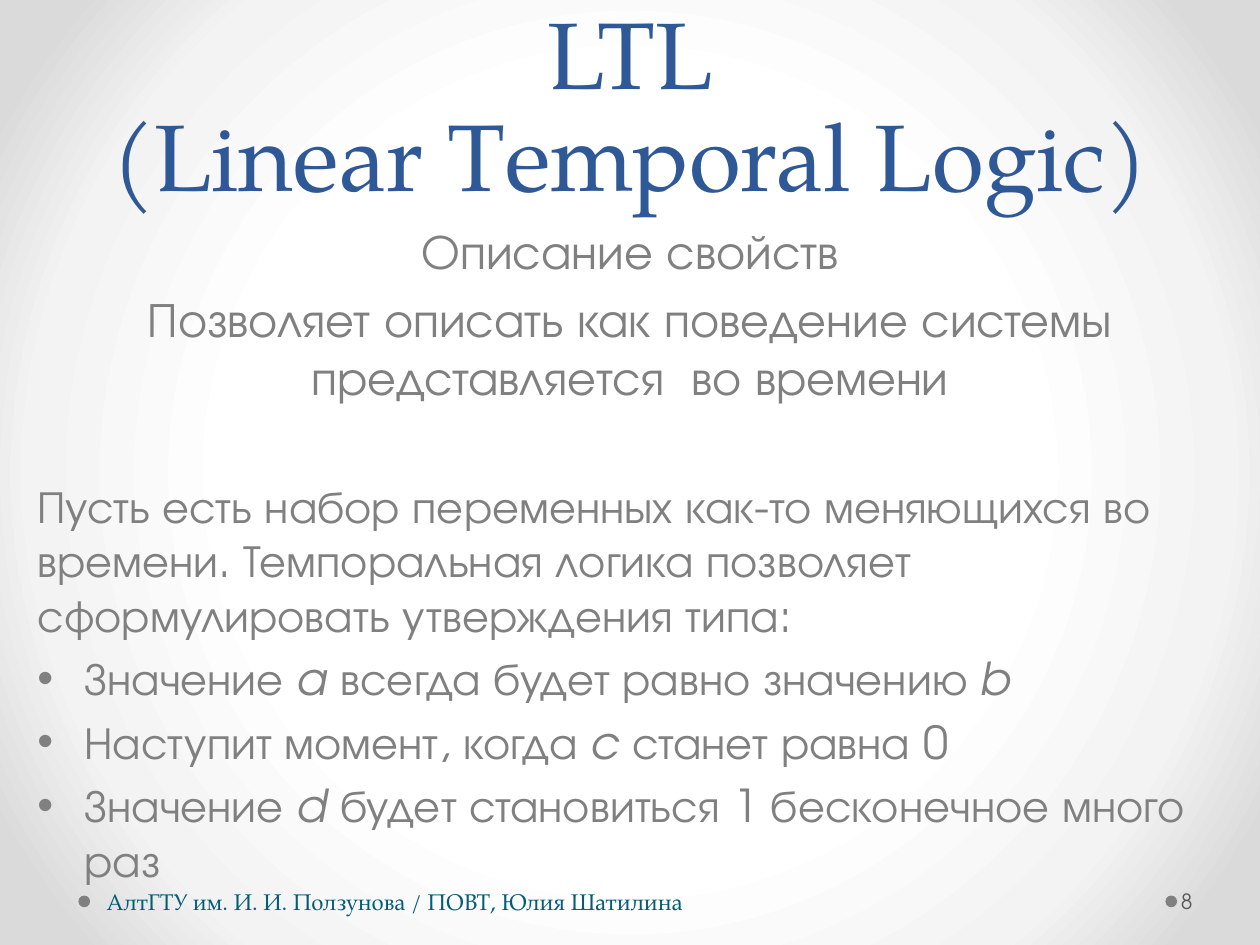
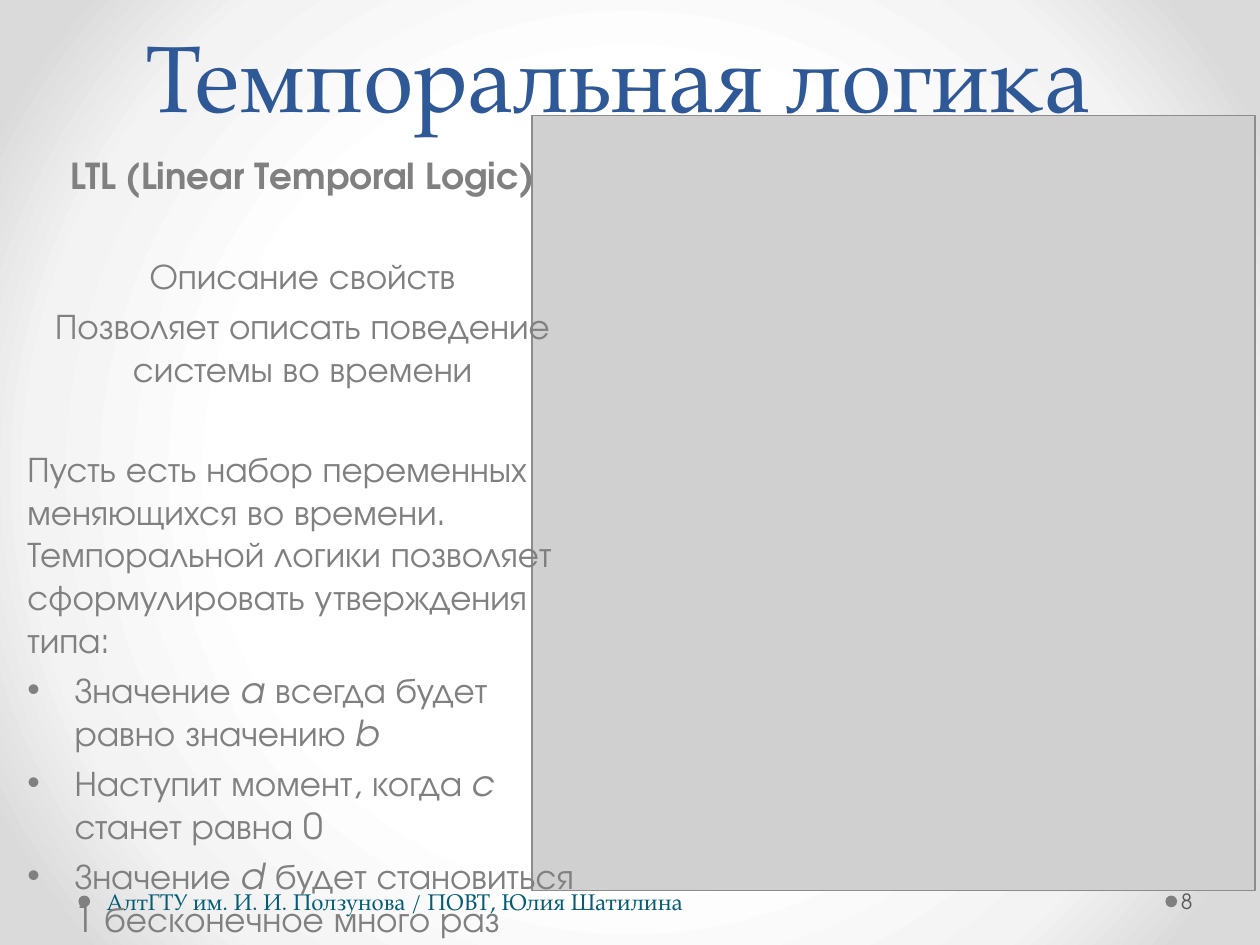
Before and after one commit to hisohito/proto-doc, a slide deck: slide 8 of shatilina.pptx. Drawn at 1260x945 pixels with LibreOffice and Linux fonts; fonts in the diff are those of the drawing; grey boxes stand for pictures. Boxes give left, top, right and bottom in pixels: in the first picture for what was removed or moved away, otherwise in the second. Text is boxed around its words. In the diff, an @@ line names an element or a change of style, - is before the commit and + after.

```diff
--- a/shatilina.pptx
+++ b/shatilina.pptx
@@ title removed at box(111, 23, 1149, 218) @@
-LTL
-(Linear Temporal Logic)
@@ text added at box(146, 46, 1090, 135), 54 pt, text #2F5897 @@
+Темпоральная логика
@@ picture added at box(532, 116, 1255, 891) @@
@@ text "LTL (Linear Temporal Logic)": place and size @@
-text "LTL (Linear Temporal Logic)" at box(37, 235, 1186, 885)
+text "LTL (Linear Temporal Logic)" at box(27, 150, 574, 905)
@@ text at box(71, 150, 535, 203): paragraph added @@
+LTL (Linear Temporal Logic)
@@ text at box(75, 264, 574, 905): size 27.8 to 20.4 pt in "Описание свойств"; size 25.9 to 20.4 pt in "Значение a всегда будет равно значению b", "Наступит момент, когда c станет равна 0", "Значение d будет становиться 1 бесконечное много ..."; less space between paragraphs @@
@@ text at box(27, 307, 552, 654): text changed; size 25.9 to 20.4 pt @@
-Позволяет описать как поведение системы представляется во времени
-Пусть есть набор переменных как-то меняющихся во времени. Темпоральная логика позволяет сформулировать утверждения типа:
+Позволяет описать поведение системы во времени
+Пусть есть набор переменных меняющихся во времени. Темпоральной логики позволяет сформулировать утверждения типа:
```
Also in this commit, not shown: 2 other slides changed.
